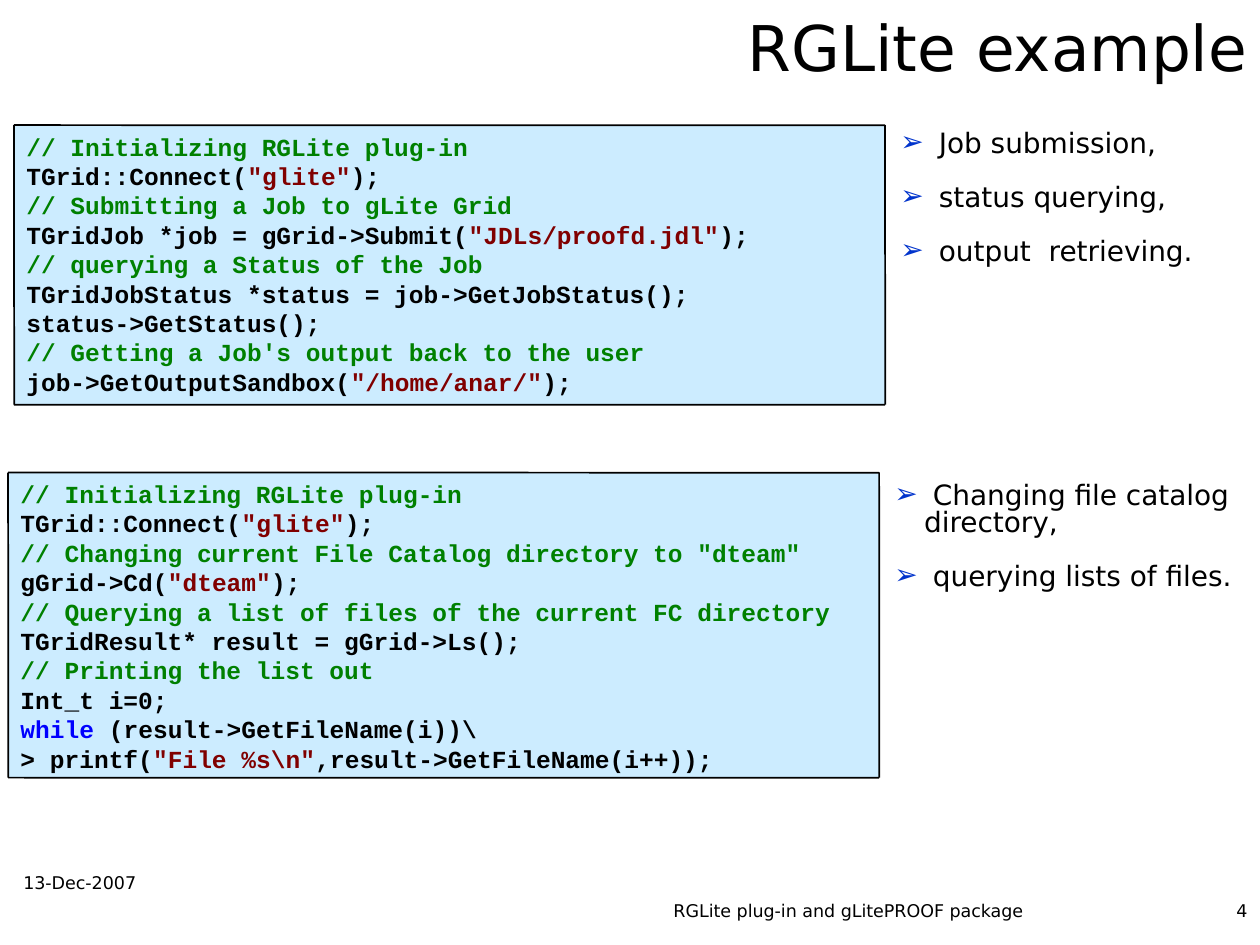
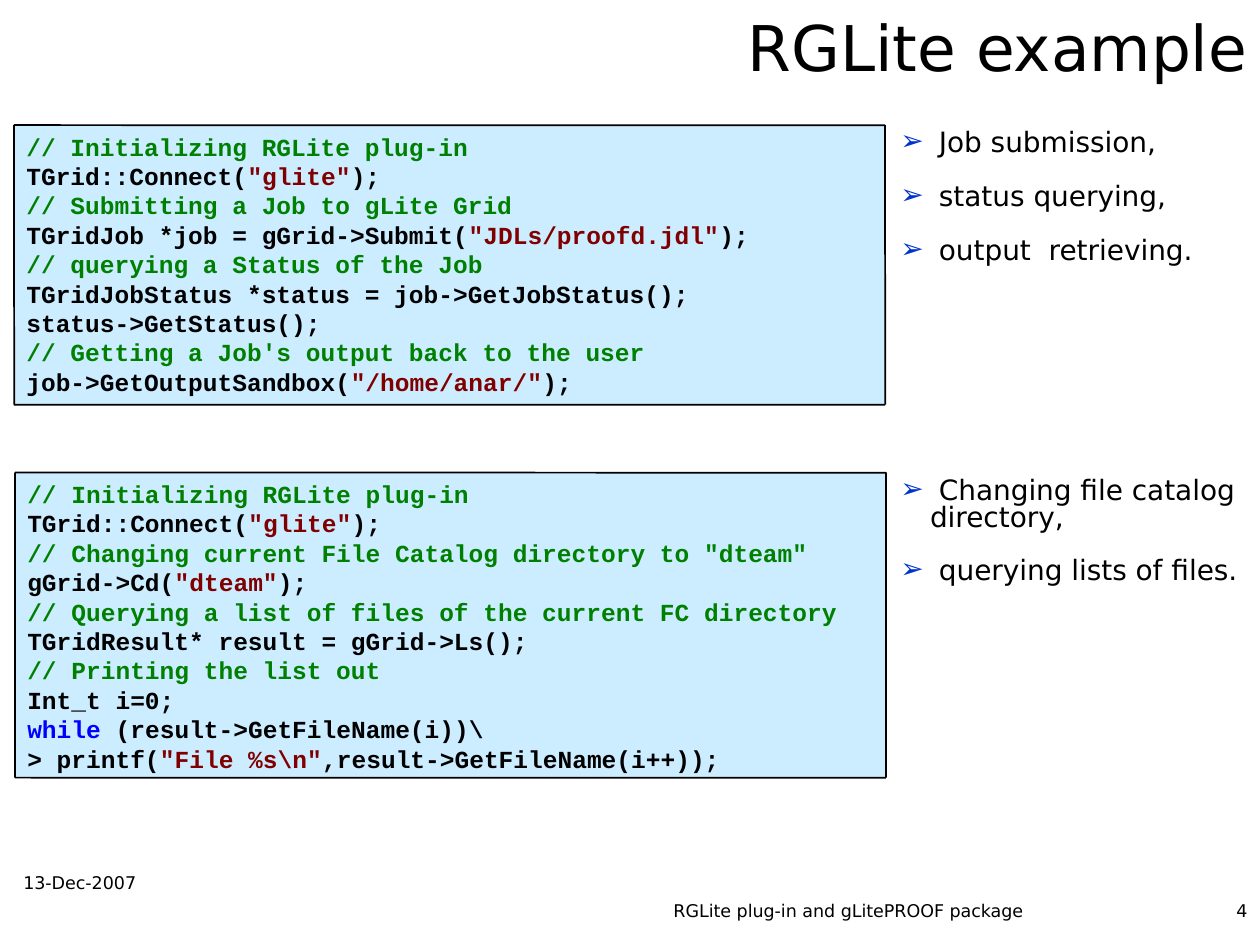
Before and after one commit to AnarManafov/PoDDocumentation, a slide deck: slide 4 of HEPCG-Workshops/2007-Dec/HEPCG-Workshops-2007-Dec(GSI).pdf.ppt. Drawn at 1260x945 pixels with LibreOffice and Linux fonts; fonts in the diff are those of the drawing; background and template pictures are left out. Boxes give left, top, right and bottom in pixels: in the first picture for what was removed or moved away, otherwise in the second. Text is boxed around its words. In the diff, an @@ line names an element or a change of style, - is before the commit and + after.

```diff
--- a/HEPCG-Workshops/2007-Dec/HEPCG-Workshops-2007-Dec(GSI).pdf.ppt
+++ b/HEPCG-Workshops/2007-Dec/HEPCG-Workshops-2007-Dec(GSI).pdf.ppt
@@ 4 lines, 1 rectangle: place and size @@
-4 lines, 1 rectangle at <box>8,472,879,777</box>
+4 lines, 1 rectangle at <box>15,472,886,777</box>
@@ text "Changing file catalog directory,": place and size @@
-text "Changing file catalog directory," at <box>924,483,1232,592</box>
+text "Changing file catalog directory," at <box>930,478,1237,586</box>
```
Also in this commit, not shown: 4 other slides changed, 1 slide added.
